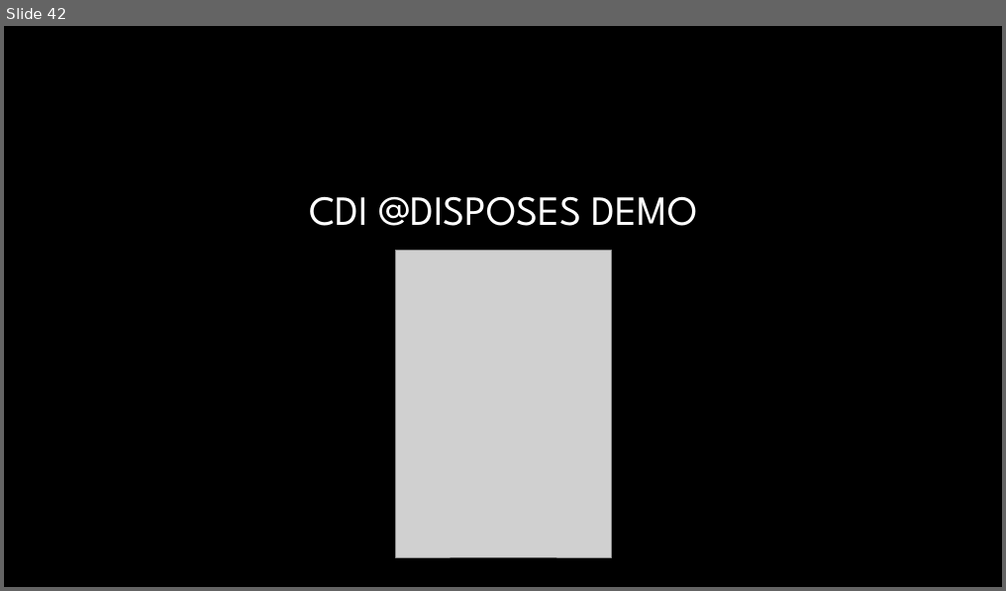
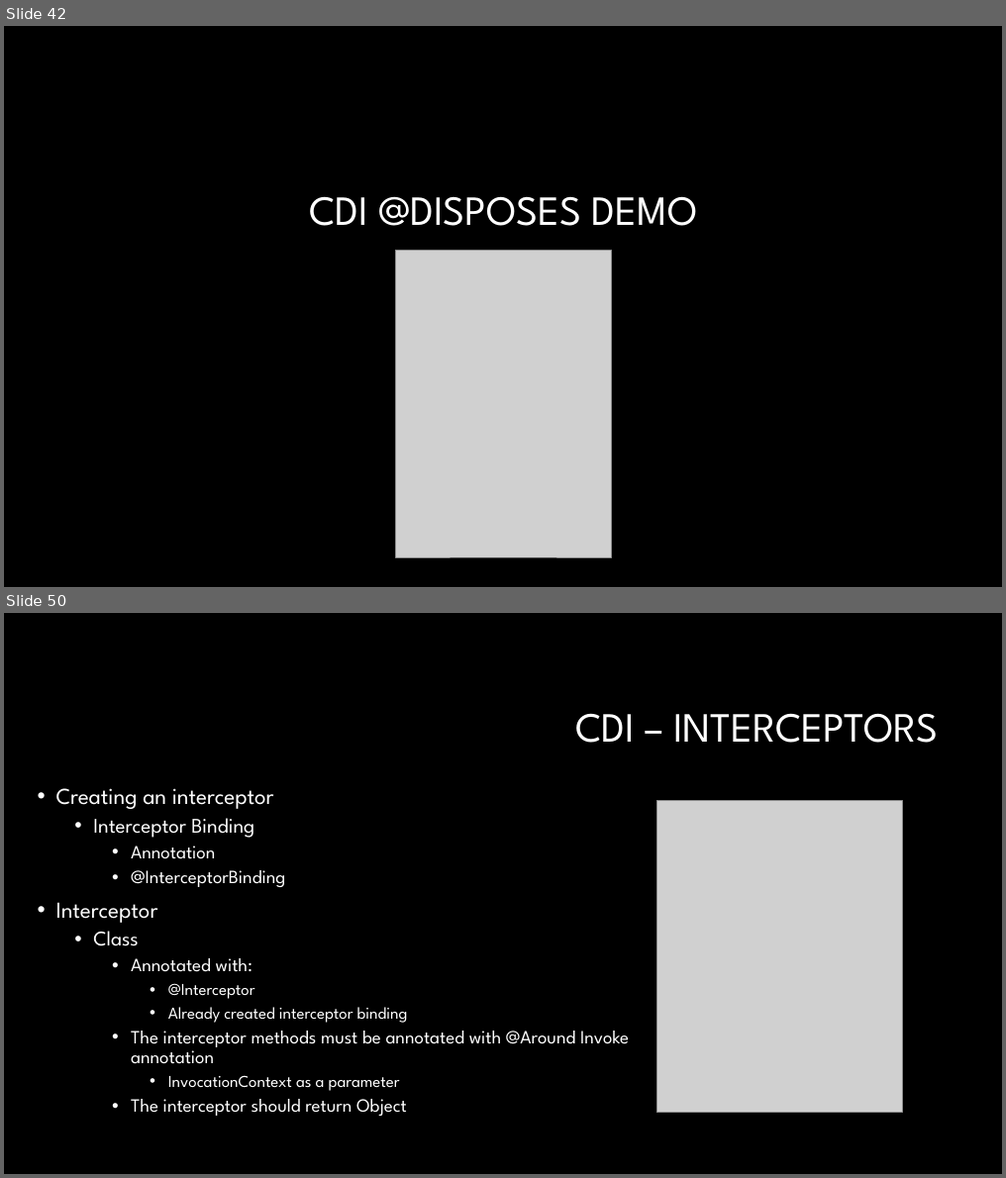
Before and after one commit to Crypto93/CDI_overview, a slide deck: CDI_overview_presentation.pptx. Shown one above the other, each under a label of ours: slide 42 before the commit, slides 42 and 50 after it; the slides between them are not shown. The pictures are 1006x591 and 1006x1178 pixels, drawn with LibreOffice and Linux fonts; fonts in the diff are those of the drawing; grey boxes stand for pictures; background and template pictures are left out. Boxes give left, top, right and bottom in pixels: in the first picture for what was removed or moved away, otherwise in the second. Text is boxed around its words. In the diff, an @@ line names an element or a change of style, - is before the commit and + after.

```diff
--- a/CDI_overview_presentation.pptx
+++ b/CDI_overview_presentation.pptx
@@ slide 50 added at [4, 613, 1002, 1174], background #000000 @@
@@ title added at [575, 713, 939, 743], 40 pt, text #FFFFFF @@
+CDI – INTERCEPTORS
@@ text added at [56, 788, 629, 1116], 18 pt, text #FFFFFF @@
+• Creating an interceptor
+  • Interceptor Binding
+    • Annotation
+    • @InterceptorBinding
+• Interceptor
+  • Class
+    • Annotated with:
+      • @Interceptor
+      • Already created interceptor binding
+    • The interceptor methods must be annotated with @Around Invoke annotation
+      • InvocationContext as a parameter
+    • The interceptor should return Object
@@ picture added at [656, 801, 902, 1113] @@
```
Also in this commit, not shown: 16 other slides added.
